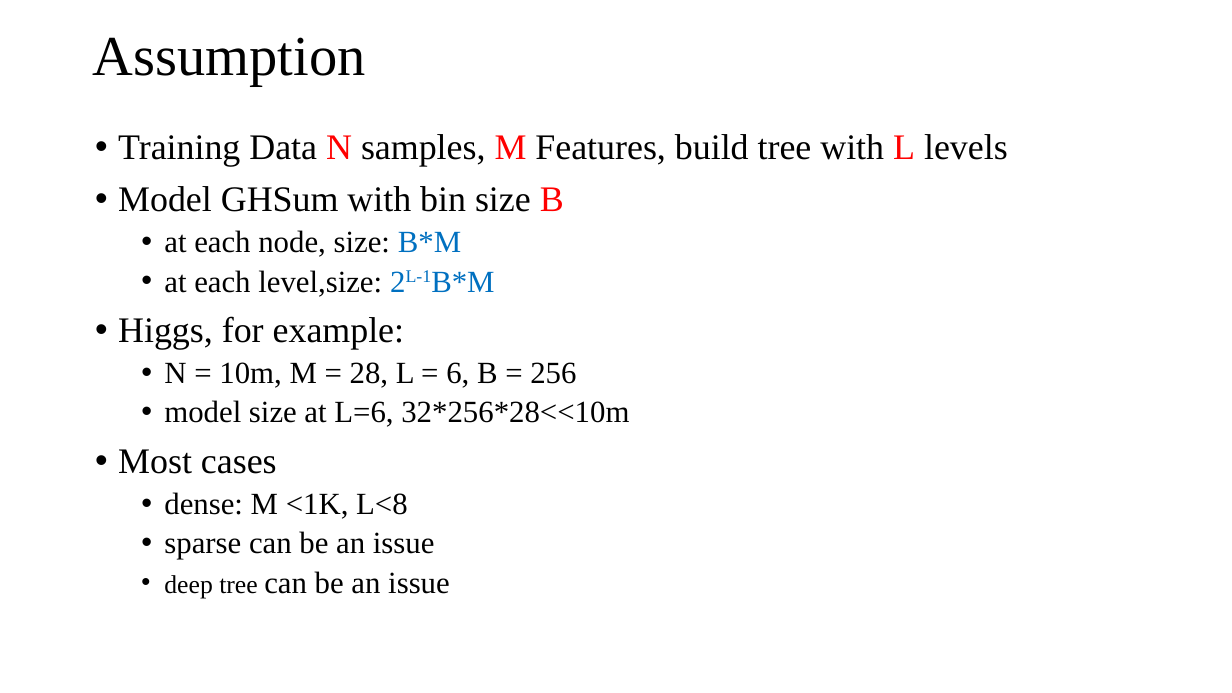
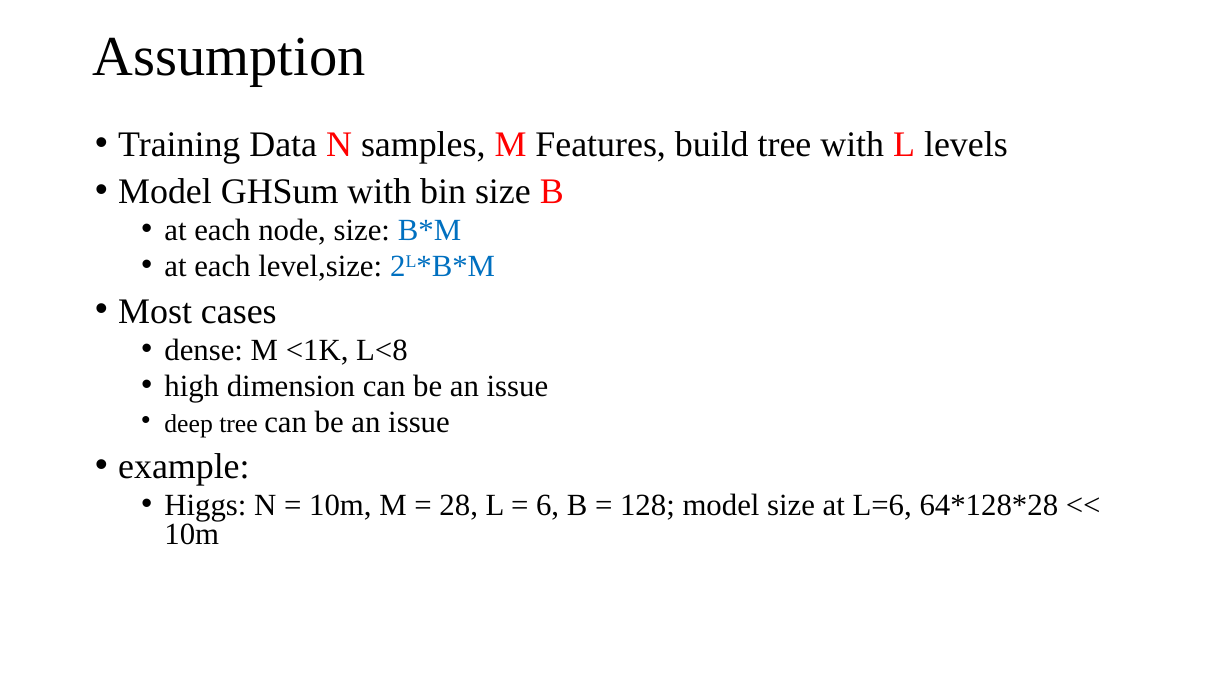
Before and after one commit to DSC-SPIDAL/harp, a slide deck: slide 17 of doc/meeting/0919-DistributedGBT-II/DistributedGBT-II-09192018.pptx. Drawn at 1232x693 pixels with LibreOffice and Linux fonts; fonts in the diff are those of the drawing. Boxes give left, top, right and bottom in pixels: in the first picture for what was removed or moved away, otherwise in the second. Text is boxed around its words. In the diff, an @@ line names an element or a change of style, - is before the commit and + after.

```diff
--- a/doc/meeting/0919-DistributedGBT-II/DistributedGBT-II-09192018.pptx
+++ b/doc/meeting/0919-DistributedGBT-II/DistributedGBT-II-09192018.pptx
@@ text at box(118, 131, 1008, 437): line spacing 0.9 to 0.8 @@
@@ text at box(164, 254, 495, 281): text changed @@
-  • at each level,size: 2L-1B*M
-• Higgs, for example:
-  • N = 10m, M = 28, L = 6, B = 256
-  • model size at L=6, 32*256*28<<10m
+  • at each level,size: 2L*B*M
@@ text at box(164, 374, 549, 402): text changed @@
-  • sparse can be an issue
+  • high dimension can be an issue
@@ text at box(118, 453, 1059, 545): paragraphs added @@
+• example:
+  • Higgs: N = 10m, M = 28, L = 6, B = 128; model size at L=6, 64*128*28 << 10m
```
Also in this commit, not shown: 2 other slides changed, 3 other files.
